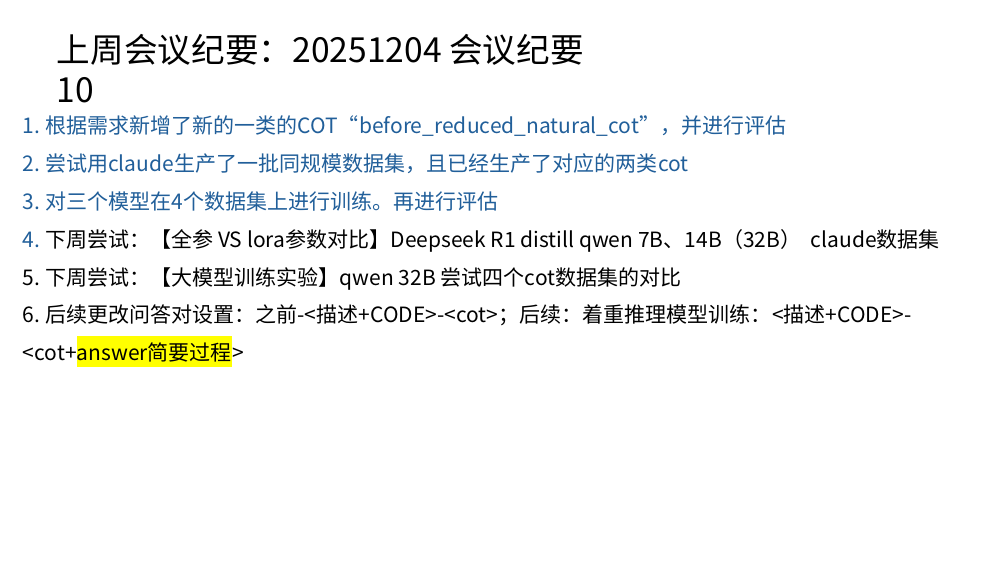
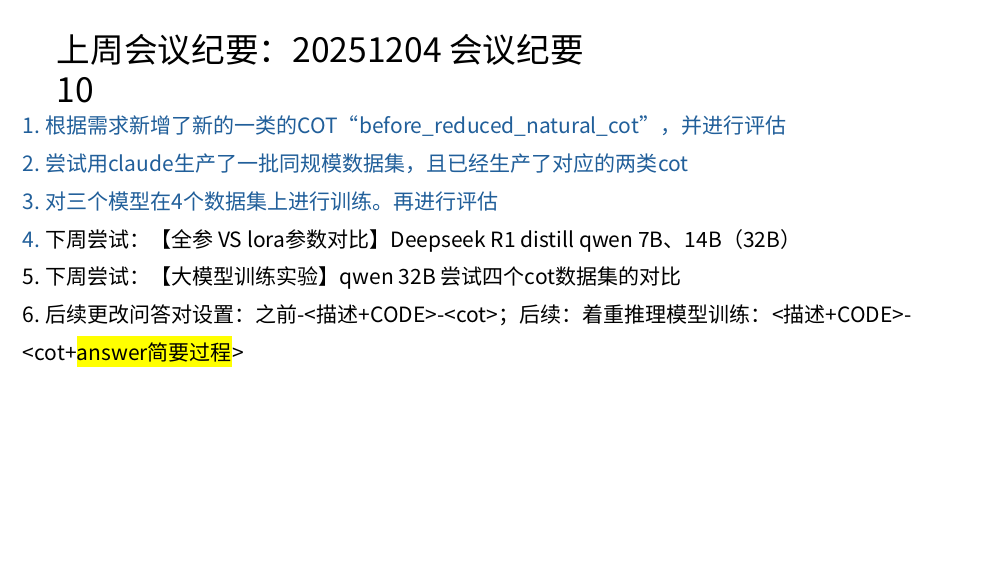
Before and after one commit to caoye04/TreecEva, a slide deck: slide 2 of 组会记录/组会1210.pptx (slide 1 before the commit). Drawn at 1008x567 pixels with LibreOffice and Linux fonts; fonts in the diff are those of the drawing. Boxes give left, top, right and bottom in pixels: in the first picture for what was removed or moved away, otherwise in the second. Text is boxed around its words. In the diff, an @@ line names an element or a change of style, - is before the commit and + after.

```diff
--- a/组会记录/组会1210.pptx
+++ b/组会记录/组会1210.pptx
@@ text at (23,229,801,252): text changed @@
-4. 下周尝试：【全参 VS lora参数对比】Deepseek R1 distill qwen 7B、14B（32B） claude数据集
+4. 下周尝试：【全参 VS lora参数对比】Deepseek R1 distill qwen 7B、14B（32B）
```
Also in this commit, not shown: 3 other slides changed, 7 slides added, 4 slides removed, 1 other file.
